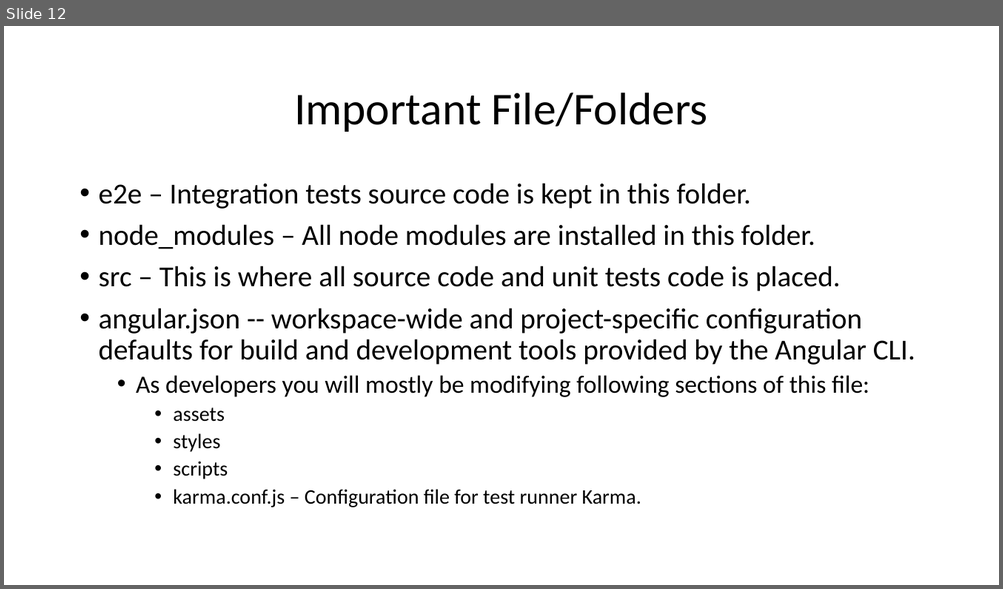
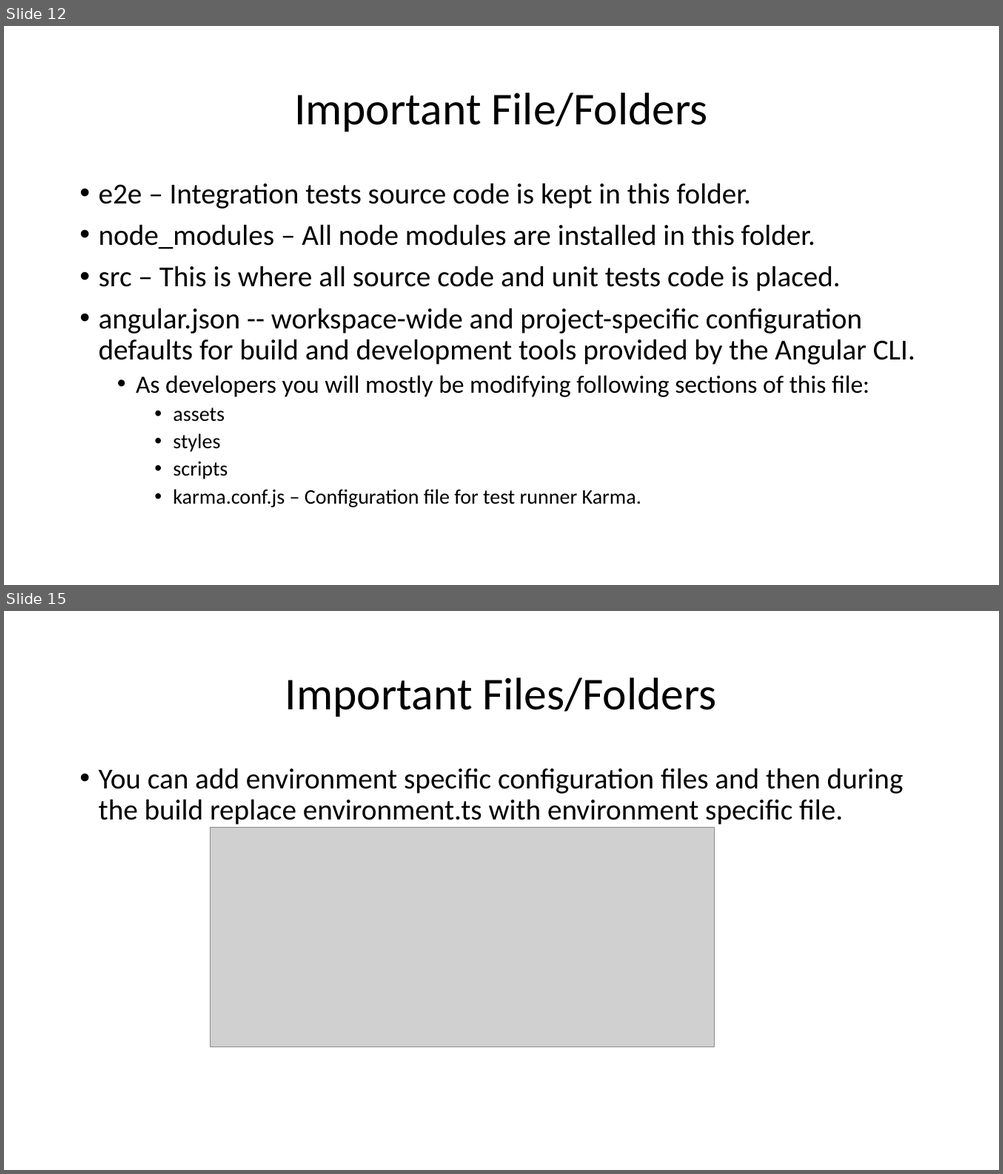
Before and after one commit to kontacthimanshu/angular-fundamentals, a slide deck: PPTs/02-AngularIntroduction.pptx. Shown one above the other, each under a label of ours: slide 12 before the commit, slides 12 and 15 after it; the slides between them are not shown. The pictures are 1003x589 and 1003x1174 pixels, drawn with LibreOffice and Linux fonts; fonts in the diff are those of the drawing; grey boxes stand for pictures. Boxes give left, top, right and bottom in pixels: in the first picture for what was removed or moved away, otherwise in the second. Text is boxed around its words. In the diff, an @@ line names an element or a change of style, - is before the commit and + after.

```diff
--- a/PPTs/02-AngularIntroduction.pptx
+++ b/PPTs/02-AngularIntroduction.pptx
@@ slide 15 added at (4, 611, 999, 1170), background #FFFFFF @@
@@ title added at (285, 678, 717, 717), 44 pt, text #000000 @@
+Important Files/Folders
@@ text added at (99, 768, 903, 825), 28 pt, text #000000 @@
+• You can add environment specific configuration files and then during the build replace environment.ts with environment specific file.
@@ picture added at (210, 827, 714, 1048) @@
```
Also in this commit, not shown: 1 slide changed, 5 other slides added, 7 other files.
